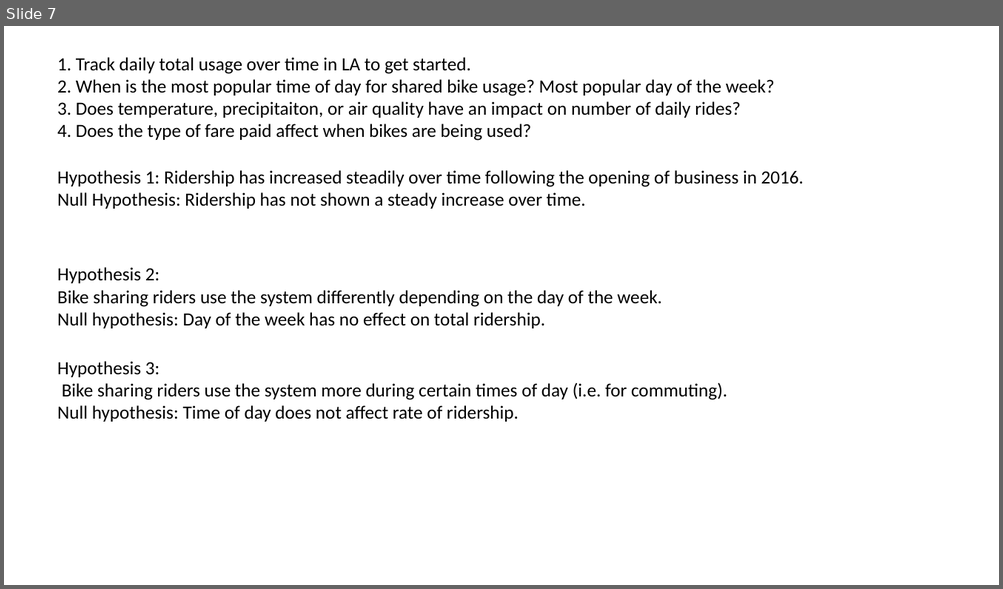
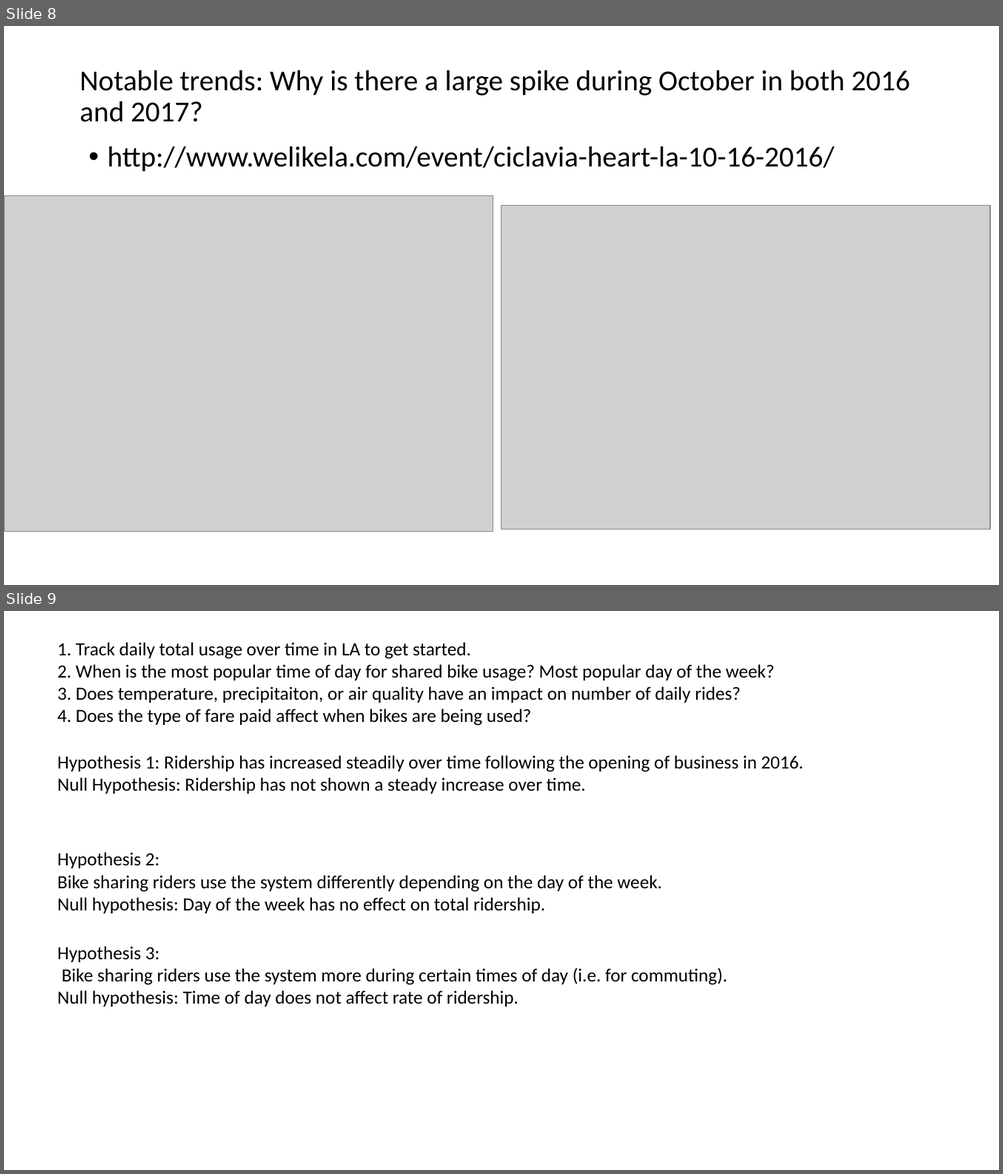
Before and after one commit to sqweets/Project1-LA-Bike_Share, a slide deck: If We Ran a Bike Sharing Company.pptx. Shown one above the other, each under a label of ours: slide 7 before the commit, slides 8 and 9 after it. The pictures are 1003x589 and 1003x1174 pixels, drawn with LibreOffice and Linux fonts; fonts in the diff are those of the drawing; grey boxes stand for pictures. Boxes give left, top, right and bottom in pixels: in the first picture for what was removed or moved away, otherwise in the second. Text is boxed around its words. In the diff, an @@ line names an element or a change of style, - is before the commit and + after.

```diff
--- a/If We Ran a Bike Sharing Company.pptx
+++ b/If We Ran a Bike Sharing Company.pptx
@@ slide 8 added at [4, 26, 999, 585], background #FFFFFF @@
@@ title added at [79, 70, 910, 122], 28 pt, text #000000 @@
+Notable trends: Why is there a large spike during October in both 2016 and 2017?
@@ text added at [108, 146, 834, 172], 28 pt, text #000000 @@
+• http://www.welikela.com/event/ciclavia-heart-la-10-16-2016/
@@ picture added at [4, 195, 492, 532] @@
@@ picture added at [502, 206, 990, 530] @@
@@ what was slide 7 is now slide 9 @@
```
Also in this commit, not shown: 2 other slides added.
